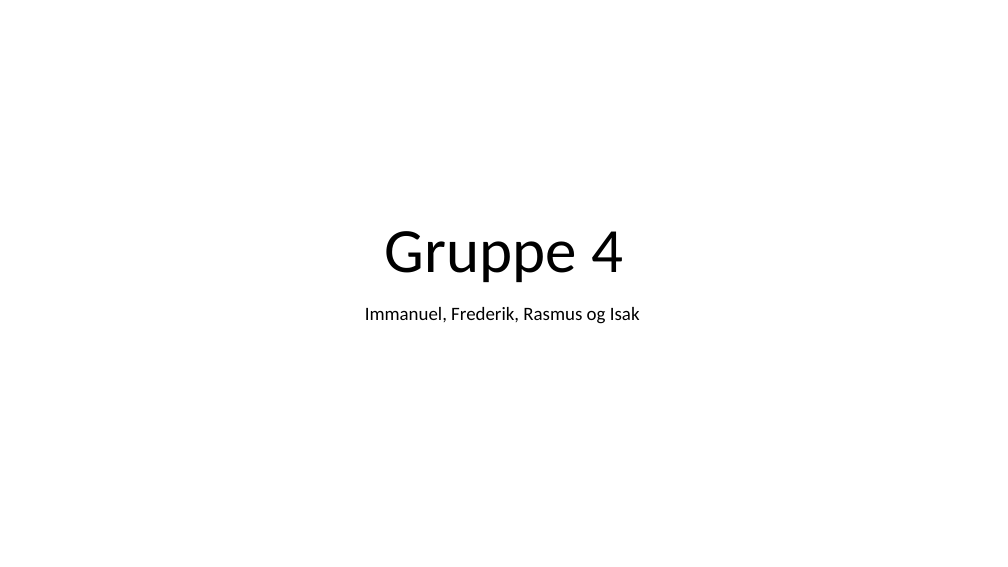
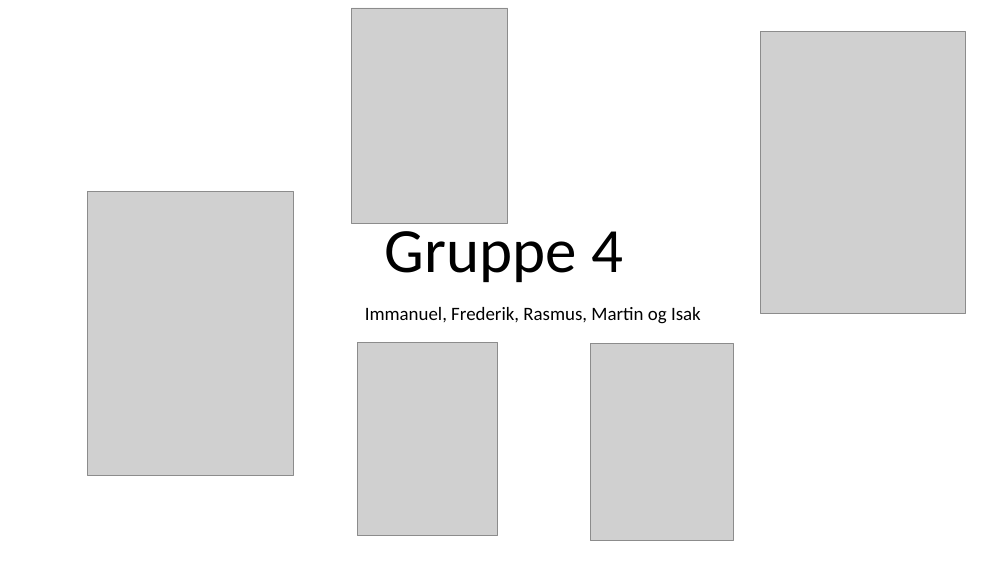
Before and after one commit to mart56p7/kino, a slide deck: slide 1 of powerpoint.pptx. Drawn at 1008x567 pixels with LibreOffice and Linux fonts; fonts in the diff are those of the drawing; grey boxes stand for pictures. Boxes give left, top, right and bottom in pixels: in the first picture for what was removed or moved away, otherwise in the second. Text is boxed around its words. In the diff, an @@ line names an element or a change of style, - is before the commit and + after.

```diff
--- a/powerpoint.pptx
+++ b/powerpoint.pptx
@@ picture added at [352, 8, 508, 223] @@
@@ picture added at [761, 31, 966, 313] @@
@@ picture added at [88, 191, 293, 475] @@
@@ text at [365, 307, 701, 324]: text changed @@
-Immanuel, Frederik, Rasmus og Isak
+Immanuel, Frederik, Rasmus, Martin og Isak
@@ picture added at [358, 342, 498, 535] @@
@@ picture added at [590, 343, 734, 541] @@
```
Also in this commit, not shown: 9 other slides changed, 15 other files.
